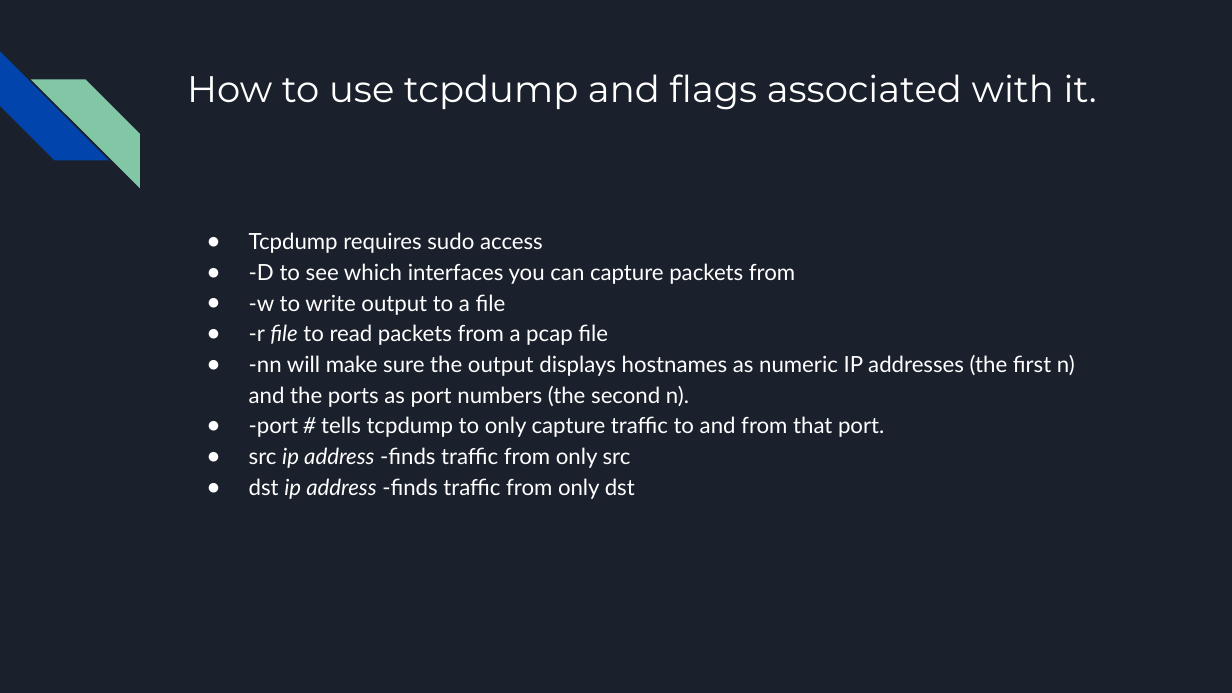
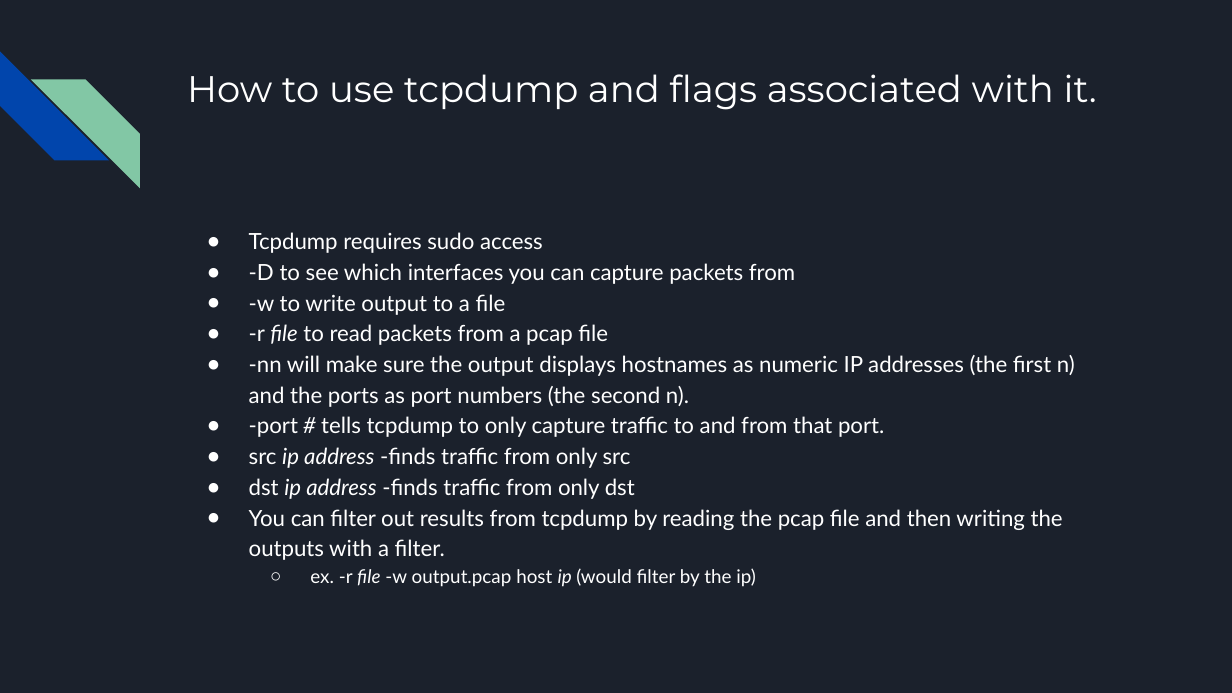
Before and after one commit to hanzhang10/tcpdump-project, a slide deck: slide 9 of slides.pptx. Drawn at 1232x693 pixels with LibreOffice and Linux fonts; fonts in the diff are those of the drawing. Boxes give left, top, right and bottom in pixels: in the first picture for what was removed or moved away, otherwise in the second. Text is boxed around its words. In the diff, an @@ line names an element or a change of style, - is before the commit and + after.

Commit message:
updated slides

```diff
--- a/slides.pptx
+++ b/slides.pptx
@@ text at bbox=[249, 509, 1063, 587]: paragraphs added @@
+● You can filter out results from tcpdump by reading the pcap file and then writing the outputs with a filter.
+  ○ ex. -r file -w output.pcap host ip (would filter by the ip)
```
